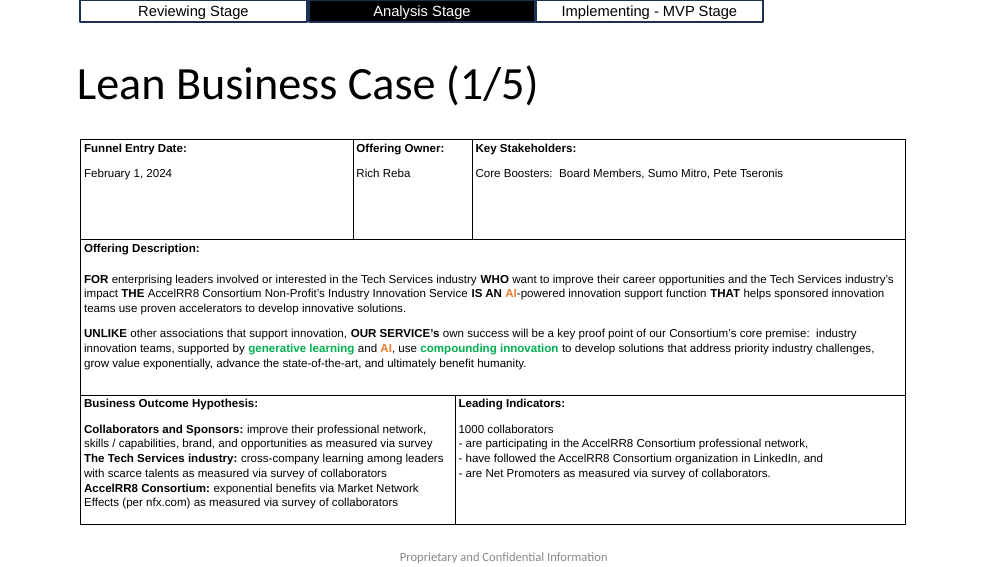
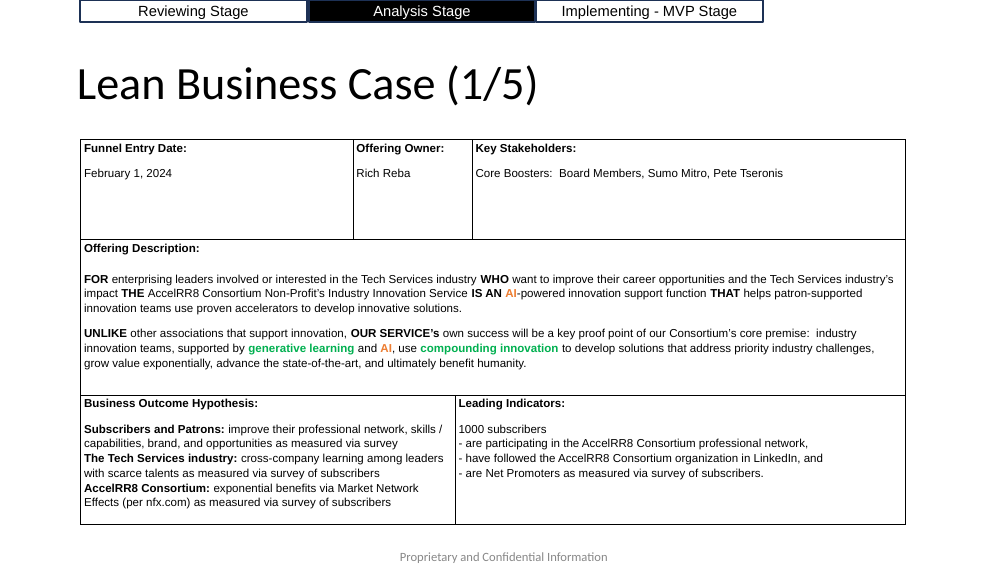
Before and after one commit to AccelRR8-Consortium-NonProfit/Management-Public, a slide deck: slide 8 of docs/2_Value_Creation/2a_Product/Industry Innovation/Industry Innovation v1 Lean Business Case.pptx. Drawn at 1008x567 pixels with LibreOffice and Linux fonts; fonts in the diff are those of the drawing; background and template pictures are left out. Boxes give left, top, right and bottom in pixels: in the first picture for what was removed or moved away, otherwise in the second. Text is boxed around its words. In the diff, an @@ line names an element or a change of style, - is before the commit and + after.

Commit message:
Updated Industry Innovation Lean Business Case

```diff
--- a/docs/2_Value_Creation/2a_Product/Industry Innovation/Industry Innovation v1 Lean Business Case.pptx
+++ b/docs/2_Value_Creation/2a_Product/Industry Innovation/Industry Innovation v1 Lean Business Case.pptx
@@ table at [81,140,906,532] @@
-row 2, column 1: Offering Description: FOR enterprising leaders involved or interested in the Tech Services industry WHO want to improve their career opportunities and the Tech Services industry’s impact THE AccelRR8 Consortium Non-Profit’s Industry Innovation Service IS AN AI-powered innovation support function THAT helps sponsored innovation teams use proven accelerators to develop innovative solutions. / UNLIKE other associations that support innovation, OUR SERVICE’s own success will be a key proof point of our Consortium’s core premise: industry innovation teams, supported by generative learning and AI, use compounding innovation to develop solutions that address priority industry challenges, grow value exponentially, advance the state-of-the-art, and ultimately benefit humanity.
+row 2, column 1: Offering Description: FOR enterprising leaders involved or interested in the Tech Services industry WHO want to improve their career opportunities and the Tech Services industry’s impact THE AccelRR8 Consortium Non-Profit’s Industry Innovation Service IS AN AI-powered innovation support function THAT helps patron-supported innovation teams use proven accelerators to develop innovative solutions. / UNLIKE other associations that support innovation, OUR SERVICE’s own success will be a key proof point of our Consortium’s core premise: industry innovation teams, supported by generative learning and AI, use compounding innovation to develop solutions that address priority industry challenges, grow value exponentially, advance the state-of-the-art, and ultimately benefit humanity.
-row 3, column 1: Business Outcome Hypothesis: / Collaborators and Sponsors: improve their professional network, skills / capabilities, brand, and opportunities as measured via survey The Tech Services industry: cross-company learning among leaders with scarce talents as measured via survey of collaborators AccelRR8 Consortium: exponential benefits via Market Network Effects (per nfx.com) as measured via survey of collaborators
+row 3, column 1: Business Outcome Hypothesis: / Subscribers and Patrons: improve their professional network, skills / capabilities, brand, and opportunities as measured via survey The Tech Services industry: cross-company learning among leaders with scarce talents as measured via survey of subscribers AccelRR8 Consortium: exponential benefits via Market Network Effects (per nfx.com) as measured via survey of subscribers
-row 3, column 3: Leading Indicators: / 1000 collaborators - are participating in the AccelRR8 Consortium professional network, - have followed the AccelRR8 Consortium organization in LinkedIn, and - are Net Promoters as measured via survey of collaborators.
+row 3, column 3: Leading Indicators: / 1000 subscribers - are participating in the AccelRR8 Consortium professional network, - have followed the AccelRR8 Consortium organization in LinkedIn, and - are Net Promoters as measured via survey of subscribers.
```
Also in this commit, not shown: 11 other slides changed, 2 other files.
